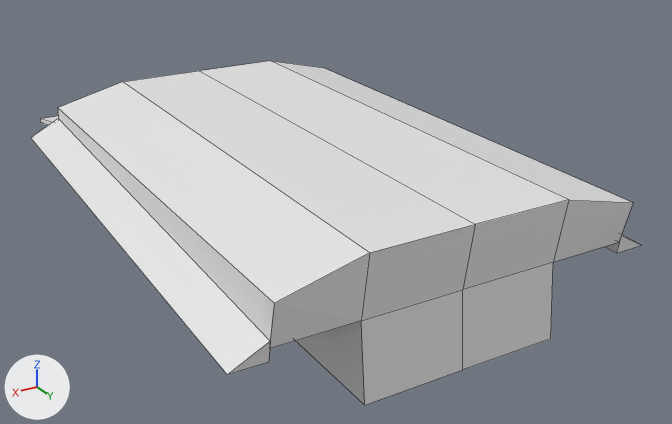
An edit to the Blender file Assets/Art/HeroTank/HeroTank.blend, drawn before and after from the same camera.
Rendered twice from a 50 mm camera at (4.44, 9.5, 4.94) aimed at (-0.33, 1.56, 0.97). The axes (+X, +Y, +Z) are drawn at lower left. The lights are the same throughout. Mesh edges are drawn as thin lines.

Before the edit, the objects in view are built like this:
```python
me_cube = bpy.data.meshes.new('Cube')
me_cube.from_pydata(...)  # 34 vertices, 27 faces; spans x 0.0..2.14, y -5.45..1.04, z -0.45..0.95
me_cube.materials.append(mat_material)  # white #e7e7e7
ob_body = bpy.data.objects.new('Body', me_cube)
ob_body.location = (0.0, 3.213, 0.997)
_m = ob_body.modifiers.new('Mirror', 'MIRROR')
_m.use_clip = True
```
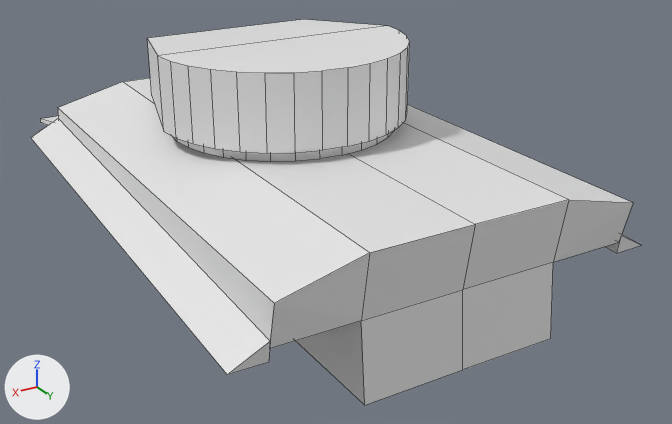
The edits, one by one:
Mesh me_circle_002 is new.
It has 64 vertices, 32 faces and spans x -1.19..1.19, y -1.13..1.25, z 0.0..0.12.
Mesh me_circle_001 is new.
It has 38 vertices, 22 faces and spans x -1.3..1.32, y -1.19..1.37, z 0.12..0.87.
Object 'TurretBottom' (ob_turretbottom) is new; it shows me_circle_002.
Its location is (0.073, 1.084, 1.933).
Object 'Turret' (ob_turret) is new; it shows me_circle_001.
Its location is (0.073, 1.084, 1.933).

Location of each change, (x1, y1, x2, y2) in pixels of the pictures (672 x 424 px):
'Turret', added: after (147, 19, 410, 153)
'TurretBottom', added: after (172, 130, 395, 161)
